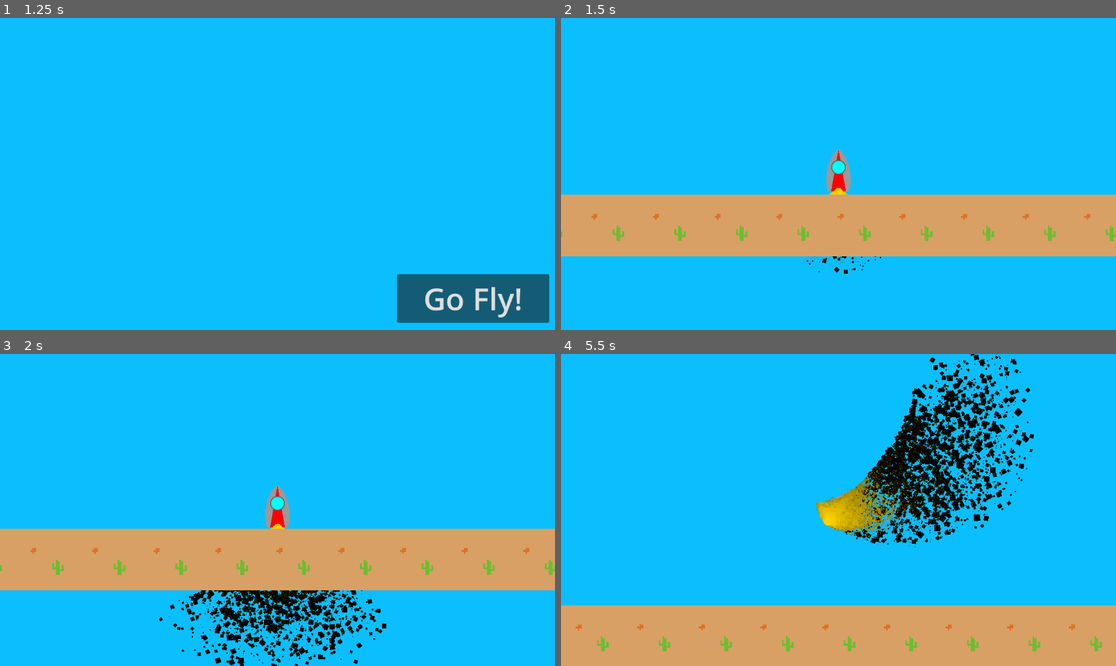
Above: before the commit, frames 1-4 (two rows, left to right).
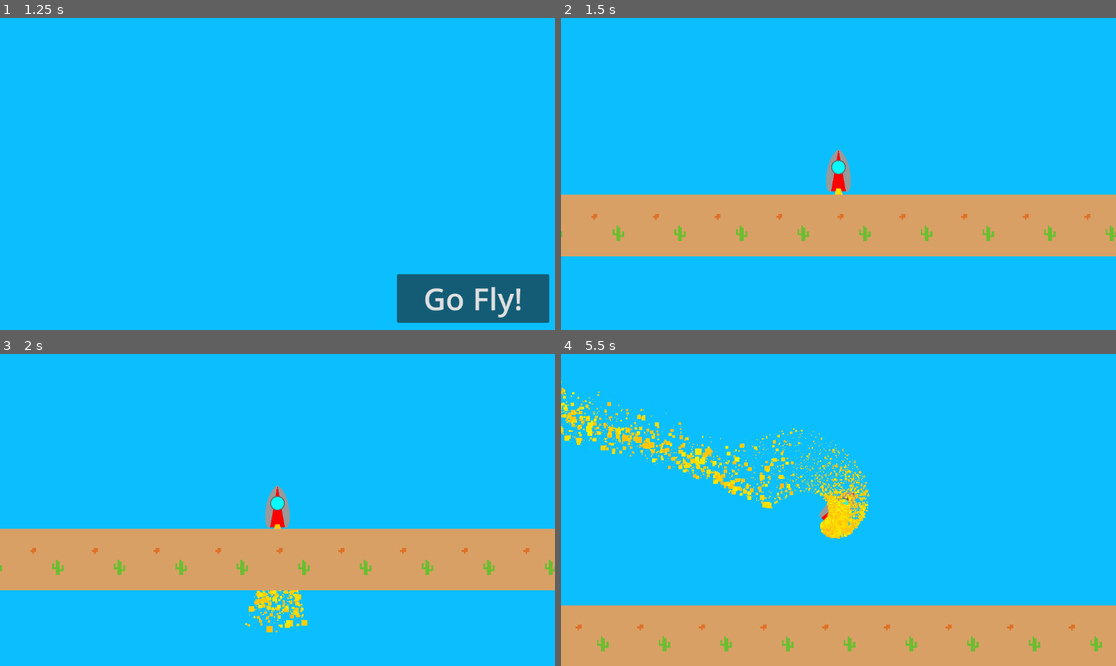
Above: after the commit, the same moments.

Repository: randomairborne/moonshot
Game: Godot game, scene res://menu/menu.tscn
Two runs of this game, one before a commit and one after it. Both use one fixed random seed, a clock stepped at 60 frames per second and the inputs below.
Inputs:
- Up to frame 1 (1.25 s): click "Start Game" at 0.5 s
- Up to frame 2 (1.5 s): click "Go Fly!" at 1.25 s
- Up to frame 3 (2 s): no input
- Up to frame 4 (5.5 s): hold Right (turn_right) 2.03-2.78 s; hold Up (boost) 2.03-2.78 s; hold A (turn_left) 2.78-3.53 s; tap Down (cut_engine) at 2.85, 4.35 s; hold Up (boost) 3.53-4.28 s; hold Right (turn_right) 3.53-5.03 s; hold A (turn_left) from 5.03 s (still down); hold Up (boost) from 5.03 s (still down)

Frame 1 is identical in both runs. In frame 2, 0.1% of the frame differs, in the area x 43-58%, y 54-82%; in frame 3, 3.7%; in frame 4, 12%, in the area x 0-86%, y 0-62%.

Commit message:
better plume

Diff:
--- a/fly/fly.tscn
+++ b/fly/fly.tscn
@@ -1,15 +1,9 @@
-[gd_scene load_steps=11 format=3 uid="uid://bajq74bvo5bin"]
+[gd_scene load_steps=9 format=3 uid="uid://bajq74bvo5bin"]
 
 [ext_resource type="Script" path="res://fly/rocket.gd" id="1_27hsy"]
 [ext_resource type="Texture2D" uid="uid://cakxsev6fbdac" path="res://fly/rocket.svg" id="1_ia40u"]
 [ext_resource type="Script" path="res://fly/camera.gd" id="3_5k7ro"]
 [ext_resource type="Texture2D" uid="uid://b61lxmkv02rn7" path="res://fly/ground.svg" id="4_2o6kq"]
-
-[sub_resource type="Gradient" id="Gradient_1qjou"]
-colors = PackedColorArray(1, 1, 1, 1, 0, 0, 0, 1)
-
-[sub_resource type="GradientTexture1D" id="GradientTexture1D_v5qr1"]
-gradient = SubResource("Gradient_1qjou")
 
 [sub_resource type="Curve" id="Curve_4x200"]
 _data = [Vector2(0.0364238, 0.503957), 0.0, 0.0, 0, 0, Vector2(1, 0.6987), 4.43865, 0.0, 0, 0]
@@ -21,16 +15,17 @@
 [sub_resource type="ParticleProcessMaterial" id="ParticleProcessMaterial_ykrux"]
 lifetime_randomness = 0.51
 particle_flag_disable_z = true
-angle_min = -180.0
-angle_max = 180.0
+angle_min = 1.07288e-05
+angle_max = 1.07288e-05
 inherit_velocity_ratio = 1.0
-spread = 60.674
+spread = 20.0
 initial_velocity_max = 300.0
 gravity = Vector3(0, 98, 0)
 scale_max = 20.0
 scale_curve = SubResource("CurveTexture_p61i5")
 color = Color(1, 0.833333, 0, 1)
-color_ramp = SubResource("GradientTexture1D_v5qr1")
+hue_variation_min = -0.05
+hue_variation_max = 0.05
 turbulence_noise_speed_random = 4.0
 
 [sub_resource type="WorldBoundaryShape2D" id="WorldBoundaryShape2D_wylqp"]
@@ -58,10 +53,9 @@
 [node name="MainEnginePlume" type="GPUParticles2D" parent="Rocket"]
 position = Vector2(0, 35)
 rotation = 1.5708
-amount = 50000
+amount = 25000
 amount_ratio = 0.5
 process_material = SubResource("ParticleProcessMaterial_ykrux")
-speed_scale = 3.0
 fixed_fps = 120
 
 [node name="Camera2D" type="Camera2D" parent="." node_paths=PackedStringArray("target_node")]
